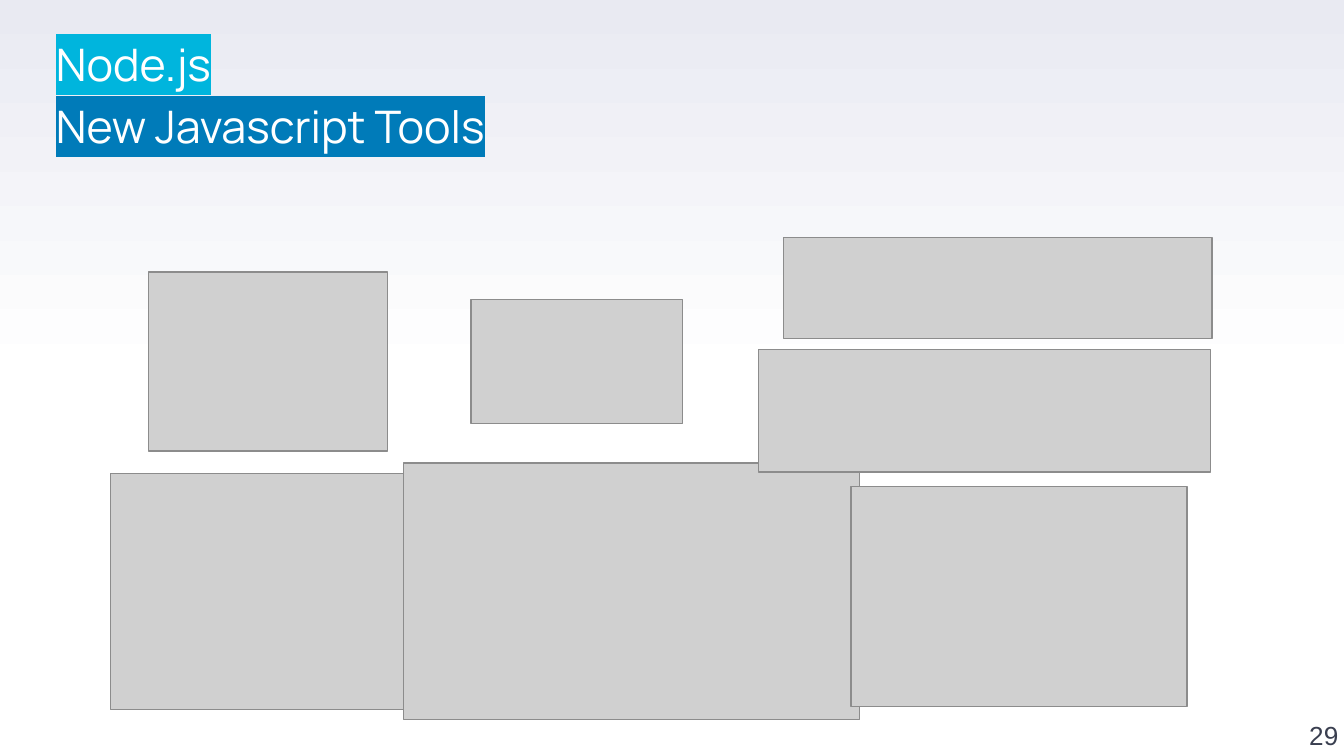
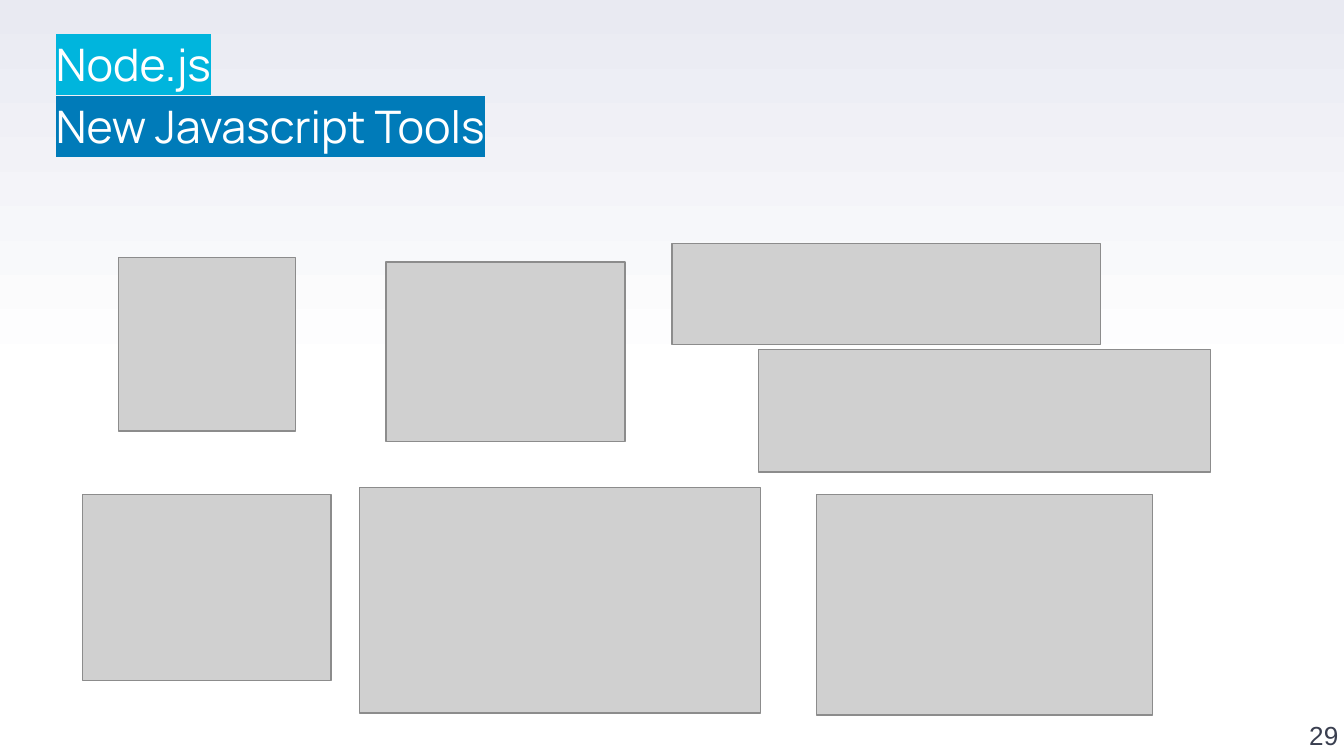
Before and after one commit to stefanofiorenza/KNITS, a slide deck: slide 29 of Programs/Trainings/01-FE/BasicJS/KNITS-Javascript.pptx. Drawn at 1344x756 pixels with LibreOffice and Linux fonts; fonts in the diff are those of the drawing; grey boxes stand for pictures; background and template pictures are left out. Boxes give left, top, right and bottom in pixels: in the first picture for what was removed or moved away, otherwise in the second. Text is boxed around its words. In the diff, an @@ line names an element or a change of style, - is before the commit and + after.

```diff
--- a/Programs/Trainings/01-FE/BasicJS/KNITS-Javascript.pptx
+++ b/Programs/Trainings/01-FE/BasicJS/KNITS-Javascript.pptx
@@ picture added at (118,258,294,431) @@
@@ picture: place and size @@
-picture at (148,271,387,450)
+picture at (386,262,625,441)
@@ picture: place and size @@
-picture at (784,238,1212,339)
+picture at (672,243,1101,344)
@@ picture removed at (470,300,681,423) @@
@@ picture: place and size @@
-picture at (110,473,425,710)
+picture at (83,495,332,681)
@@ picture: place and size @@
-picture at (403,464,859,720)
+picture at (360,488,761,714)
@@ picture: place and size @@
-picture at (851,487,1187,707)
+picture at (817,495,1153,715)
```
Also in this commit, not shown: 2 other slides changed, 7 slides added, 49 other files.
